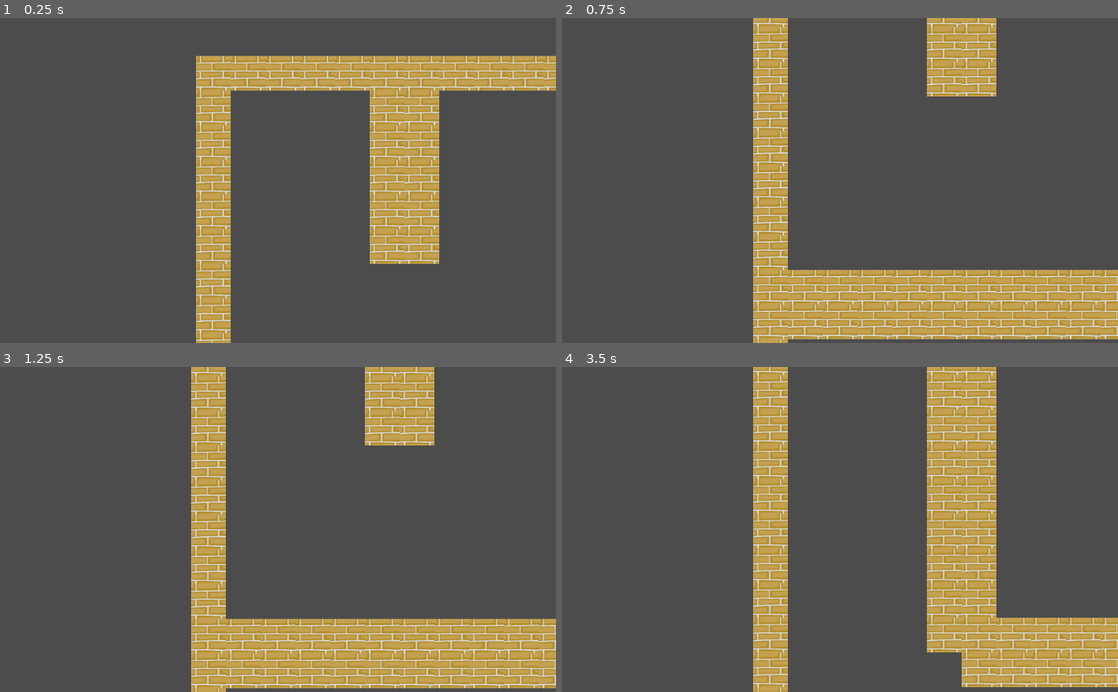
Above: before the commit, frames 1-4 (two rows, left to right).
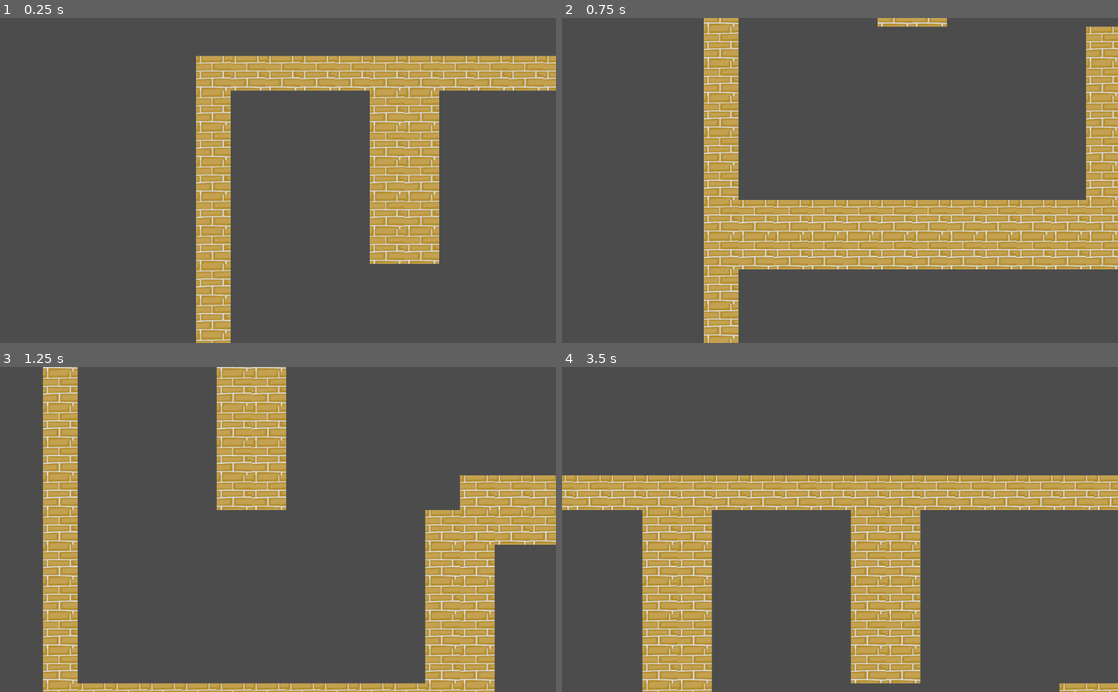
Above: after the commit, the same moments.

Repository: drarbego/Diggers
Game: Godot game, scene res://Maze.tscn
Same seed, same stepped clock (60 frames per second), same inputs: the game is played once before the commit and once after it.
Inputs (mouse positions are in pixels of both pictures, inside the frame that each line leads up to):
- Up to frame 1 (0.25 s): no input
- Up to frame 2 (0.75 s): move the mouse to (962, 164) at 0.52 s; hold Right (ui_right) from 0.53 s (still down); hold T from 0.53 s (still down)
- Up to frame 3 (1.25 s): keep holding Right (ui_right); keep holding T; tap Space (jump) at 0.77, 0.8, 1.07 s
- Up to frame 4 (3.5 s): move the mouse to (728, 545) at 1.27 s; release T at 1.28 s; tap Space (jump) at 1.35, 1.52, 1.82, 2.3, 3.02, 3.32 s; tap T at 1.55, 3.05 s; move the mouse to (895, 458) at 2.02 s; release Right (ui_right) at 2.03 s; hold Left (ui_left) 2.03-2.78 s; tap R (refresh) at 2.1 s; move the mouse to (812, 594) at 2.77 s; hold Right (ui_right) from 2.78 s (still down); click (812, 594) at 2.85 s

Frame 1 is identical in both runs. In frame 2, 44% of the frame differs, in the area x 25-100%, y 0-100%; in frame 3, 40%; in frame 4, 44%, in the area x 0-100%, y 0-100%.

Commit message:
wip - state machine handled character - jump not working

Diff:
--- a/characters/ControllableCharacter.gd
+++ b/characters/ControllableCharacter.gd
@@ -2,11 +2,21 @@
 
 class_name ControllableCharacter
 
-
-
 var moving_right = false
 var moving_left = false
 var rope = null
+
+const SPEED = 500
+var MAX_FALL_SPEED = 1000
+var velocity = Vector2.ZERO
+var can_jump = true
+var jump_speed = 2000
+var is_jumping = false
+var is_bouncing = false
+var bounce_x_dir = 0
+onready var gravity = ProjectSettings.get("physics/2d/default_gravity")
+onready var PULL_SPEED = gravity
+var snap_vector = Vector2.DOWN * 20
 
 onready var state_factory = StateFactory.new()
 var state
@@ -25,7 +35,7 @@
 	self.state.handle_input(event)
 
 func change_state(state_name):
-	if is_instance_valid(state):
+	if is_instance_valid(self.state):
 		self.state.queue_free()
 	self.state = self.state_factory.get_state(state_name).new()
 	state.setup($AnimatedSprite, self)
--- a/characters/IdleState.gd
+++ b/characters/IdleState.gd
@@ -1,21 +1,6 @@
 extends State
 
 class_name IdleState
-
-const SPEED = 500
-var MAX_FALL_SPEED = 1000
-var movement_dir = Vector2()
-var x_axis = 0
-var y_axis = 0
-var velocity = Vector2.ZERO
-onready var gravity = ProjectSettings.get("physics/2d/default_gravity")
-var can_jump = true
-var jump_speed = 2000
-var is_jumping = false
-var is_bouncing = false
-var bounce_x_dir = 0
-onready var PULL_SPEED = gravity
-var snap_vector = Vector2.DOWN * 20
 
 func _ready():
 	print("IDLE")
@@ -24,63 +9,16 @@
 	if self.persistent_state.moving_left or self.persistent_state.moving_right:
 		self.persistent_state.change_state("run")
 
-## TODO Implement them
+func _physics_process(delta):
+	self.persistent_state.velocity = self.get_velocity(delta)
+	self.persistent_state.move_and_slide_with_snap(self.persistent_state.velocity, self.persistent_state.snap_vector, Vector2.UP, false)
 
-func _physics_process(delta):
-	var direction = self.get_direction()
-	velocity = self.get_velocity(direction, delta)
-	if self.is_jumping or self.persistent_state.rope:
-		self.persistent_state.move_and_slide(velocity, Vector2.UP)
-	else:
-		self.persistent_state.move_and_slide_with_snap(velocity, self.snap_vector, Vector2.UP, false)
+func get_velocity(delta):
+	var current_velocity = self.persistent_state.velocity
+	var v = current_velocity
 
-func get_velocity(current_direction, delta):
-	var current_velocity = self.velocity
-	var v = current_velocity
-	v.x = current_direction.x * SPEED
-
-	if is_jumping:
-		v.y = current_direction.y * jump_speed
-	elif self.persistent_state.is_on_floor():
-		v.y = 0.0
-	elif v.y >= MAX_FALL_SPEED:
-		v.y = MAX_FALL_SPEED
-	else:
-		v += (Vector2.DOWN * gravity/2) + (Vector2.DOWN * gravity * delta)
-
-	if Input.is_key_pressed(KEY_T):
-		print("velocity BEFORE rope pull force ", v)
-
-	if self.persistent_state.rope:
-		var rope_vector = to_local(self.persistent_state.rope.global_position)
-		var rope_pull_vector = rope_vector.normalized() * (PULL_SPEED * (rope_vector.length() / self.persistent_state.rope.length) )
-		v += rope_pull_vector
+	v += (Vector2.DOWN * self.persistent_state.gravity/2) + (Vector2.DOWN * self.persistent_state.gravity * delta)
+	if v.y >= self.persistent_state.MAX_FALL_SPEED:
+		v.y = self.persistent_state.MAX_FALL_SPEED
 
 	return v
-
-func get_direction():
-	var x_dir = Input.get_action_strength("ui_right") - Input.get_action_strength("ui_left")
-
-	if is_bouncing:
-		x_dir = bounce_x_dir
-
-	if Input.is_action_just_pressed("jump"):
-		if self.rope:
-			self.rope.queue_free()
-			self.rope = null
-
-		if (self.persistent_state.is_on_floor() or self.persistent_state.is_on_wall()) and not is_jumping:
-			is_jumping = true
-
-			if self.persistent_state.is_on_wall() and not self.persistent_state.is_on_floor() and self.persistent_state.get_slide_count():
-				var collision = self.persistent_state.get_slide_collision(0)
-
-				is_bouncing = true
-				bounce_x_dir = collision.normal.x
-
-				x_dir += bounce_x_dir
-
-	return Vector2(
-		x_dir,
-		-1 if is_jumping else 0
-	).normalized()
--- a/characters/RunState.gd
+++ b/characters/RunState.gd
@@ -13,5 +13,61 @@
 	if not (self.persistent_state.moving_left or self.persistent_state.moving_right):
 		self.persistent_state.change_state("idle")
 
-func _physics_process(_delta):
-	pass
+func _physics_process(delta):
+	var direction = self.get_direction()
+	self.persistent_state.velocity = self.get_velocity(direction, delta)
+	if self.persistent_state.is_jumping or self.persistent_state.rope:
+		self.persistent_state.move_and_slide(self.persistent_state.velocity, Vector2.UP)
+	else:
+		self.persistent_state.move_and_slide_with_snap(self.persistent_state.velocity, self.persistent_state.snap_vector, Vector2.UP, false)
+
+func get_velocity(current_direction, delta):
+	var current_velocity = self.persistent_state.velocity
+	var v = current_velocity
+	v.x = current_direction.x * self.persistent_state.SPEED
+
+	if self.persistent_state.is_jumping:
+		v.y = current_direction.y * self.persistent_state.jump_speed
+	elif self.persistent_state.is_on_floor():
+		v.y = 0.0
+	elif v.y >= self.persistent_state.MAX_FALL_SPEED:
+		v.y = self.persistent_state.MAX_FALL_SPEED
+	else:
+		v += (Vector2.DOWN * self.persistent_state.gravity/2) + (Vector2.DOWN * self.persistent_state.gravity * delta)
+
+	if Input.is_key_pressed(KEY_T):
+		print("velocity BEFORE rope pull force ", v)
+
+	if self.persistent_state.rope:
+		var rope_vector = to_local(self.persistent_state.rope.global_position)
+		var rope_pull_vector = rope_vector.normalized() * (self.persistent_state.PULL_SPEED * (rope_vector.length() / self.persistent_state.rope.length) )
+		v += rope_pull_vector
+
+	return v
+
+func get_direction():
+	var x_dir = Input.get_action_strength("ui_right") - Input.get_action_strength("ui_left")
+
+	if self.persistent_state.is_bouncing:
+		x_dir = self.persistent_state.bounce_x_dir
+
+	if Input.is_action_just_pressed("jump"):
+		if self.persistent_state.rope:
+			self.persistent_state.rope.queue_free()
+			self.persistent_state.rope = null
+
+		if (self.persistent_state.is_on_floor() or self.persistent_state.is_on_wall()) and not self.persistent_state.is_jumping:
+			self.persistent_state.is_jumping = true
+
+			if self.persistent_state.is_on_wall() and not self.persistent_state.is_on_floor() and self.persistent_state.get_slide_count():
+				var collision = self.persistent_state.get_slide_collision(0)
+
+				self.persistent_state.is_bouncing = true
+				self.persistent_state.bounce_x_dir = collision.normal.x
+
+				x_dir += self.persistent_state.bounce_x_dir
+
+	return Vector2(
+		x_dir,
+		-1 if self.persistent_state.is_jumping else 0
+	).normalized()
